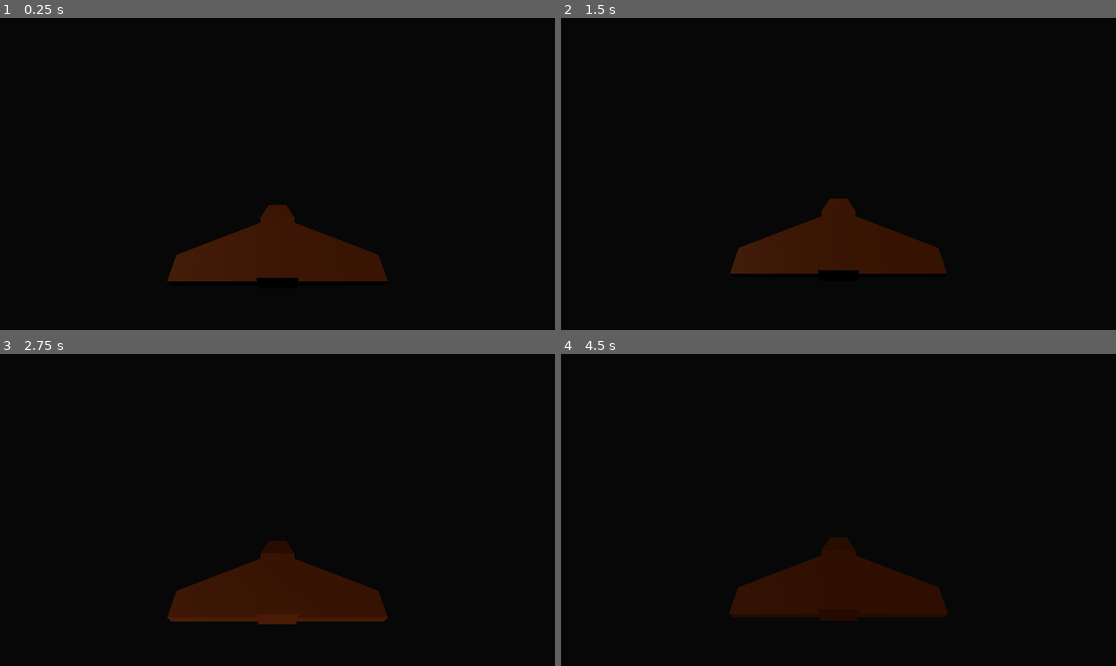
Above: before the commit, frames 1-4 (two rows, left to right).
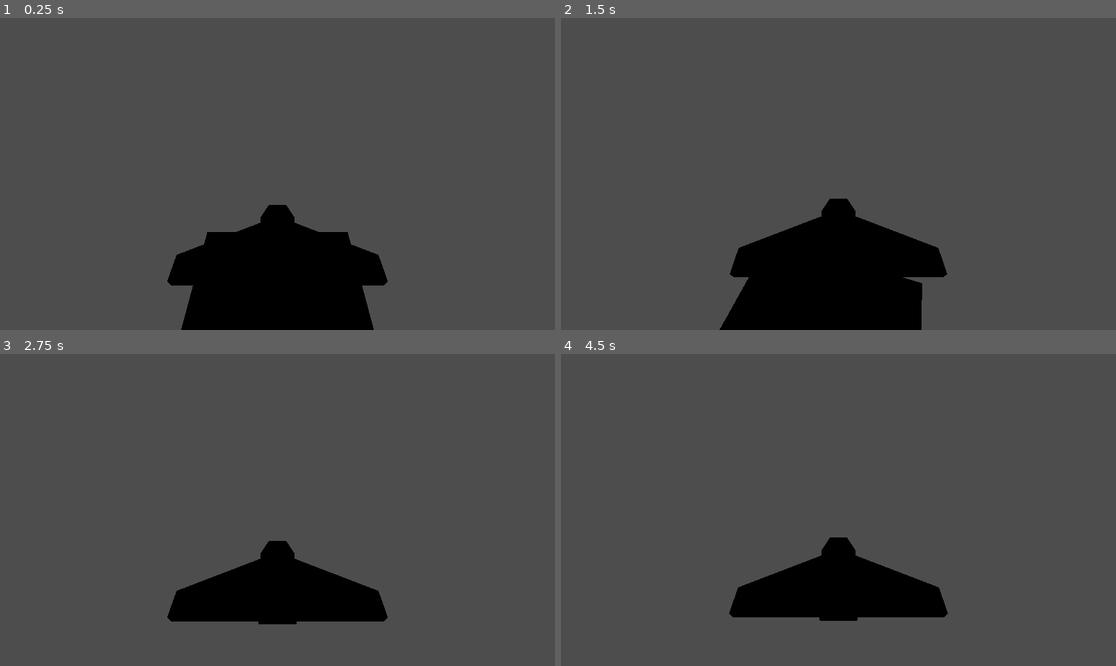
Above: after the commit, the same moments.

Repository: AlexandrMKC/game_jam
Game: Godot game, scene res://scenes/game.tscn
Two runs of this game, one before a commit and one after it. Both use one fixed random seed, a clock stepped at 60 frames per second and the inputs below.
Inputs (mouse positions are in pixels of both pictures, inside the frame that each line leads up to):
- Up to frame 1 (0.25 s): no input
- Up to frame 2 (1.5 s): tap Enter at 0.5 s; move the mouse to (866, 174) at 0.52 s; hold W (move_forward) from 0.53 s (still down); move the mouse to (810, 174) at 1.27 s
- Up to frame 3 (2.75 s): keep holding W (move_forward); move the mouse to (288, 503) at 2.02 s
- Up to frame 4 (4.5 s): keep holding W (move_forward); move the mouse to (832, 516) at 2.77 s; tap Space at 3.5 s; move the mouse to (877, 513) at 3.52 s; tap Enter at 4.25 s; move the mouse to (794, 506) at 4.27 s

The runs differ from the first frame. In frame 1, 95% of the frame differs, in the area x 0-100%, y 0-100%; in frame 2, 94%; in frame 3, 100%; in frame 4, 100%.

Commit message:
add plane

Diff:
--- a/locations/space.tscn
+++ /dev/null
@@ -1,12 +0,0 @@
-[gd_scene load_steps=2 format=3 uid="uid://mbr22ogbet8f"]
-
-[sub_resource type="Environment" id="Environment_qnc3y"]
-background_mode = 1
-background_color = Color(0.0295066, 0.0295066, 0.0295066, 1)
-ambient_light_source = 2
-ambient_light_energy = 0.0
-
-[node name="Space" type="Node3D"]
-
-[node name="WorldEnvironment" type="WorldEnvironment" parent="."]
-environment = SubResource("Environment_qnc3y")
--- a/locations/star.tscn
+++ /dev/null
@@ -1,23 +0,0 @@
-[gd_scene load_steps=3 format=3 uid="uid://w2dtw4s08cjq"]
-
-[sub_resource type="SphereMesh" id="SphereMesh_axjds"]
-radius = 12.0
-height = 24.0
-
-[sub_resource type="StandardMaterial3D" id="StandardMaterial3D_iwsc5"]
-vertex_color_use_as_albedo = true
-albedo_color = Color(1, 1, 0.235294, 1)
-emission_enabled = true
-
-[node name="Star" type="Node3D"]
-
-[node name="MeshInstance3D" type="MeshInstance3D" parent="."]
-mesh = SubResource("SphereMesh_axjds")
-surface_material_override/0 = SubResource("StandardMaterial3D_iwsc5")
-
-[node name="OmniLight3D" type="OmniLight3D" parent="."]
-transform = Transform3D(1, 0, 0, 0, 1, 0, 0, 0, 1, 0, 28.2102, -12.0987)
-light_color = Color(1, 1, 0.607843, 1)
-light_energy = 16.0
-light_indirect_energy = 16.0
-omni_range = 4096.0
--- /dev/null
+++ b/locations/test_plane.tscn
@@ -0,0 +1,28 @@
+[gd_scene load_steps=5 format=3 uid="uid://cdly2weo4fv4s"]
+
+[sub_resource type="BoxMesh" id="BoxMesh_4hot5"]
+size = Vector3(30, 1, 30)
+
+[sub_resource type="StandardMaterial3D" id="StandardMaterial3D_0rp21"]
+vertex_color_use_as_albedo = true
+albedo_color = Color(0.259294, 0.259294, 0.259294, 1)
+
+[sub_resource type="ConcavePolygonShape3D" id="ConcavePolygonShape3D_h3lj5"]
+data = PackedVector3Array(-15, 0.5, 15, 15, 0.5, 15, -15, -0.5, 15, 15, 0.5, 15, 15, -0.5, 15, -15, -0.5, 15, 15, 0.5, -15, -15, 0.5, -15, 15, -0.5, -15, -15, 0.5, -15, -15, -0.5, -15, 15, -0.5, -15, 15, 0.5, 15, 15, 0.5, -15, 15, -0.5, 15, 15, 0.5, -15, 15, -0.5, -15, 15, -0.5, 15, -15, 0.5, -15, -15, 0.5, 15, -15, -0.5, -15, -15, 0.5, 15, -15, -0.5, 15, -15, -0.5, -15, 15, 0.5, 15, -15, 0.5, 15, 15, 0.5, -15, -15, 0.5, 15, -15, 0.5, -15, 15, 0.5, -15, -15, -0.5, 15, 15, -0.5, 15, -15, -0.5, -15, 15, -0.5, 15, 15, -0.5, -15, -15, -0.5, -15)
+
+[sub_resource type="BoxMesh" id="BoxMesh_dye4m"]
+
+[node name="TestPlane" type="Node3D"]
+
+[node name="Plane" type="MeshInstance3D" parent="."]
+mesh = SubResource("BoxMesh_4hot5")
+surface_material_override/0 = SubResource("StandardMaterial3D_0rp21")
+
+[node name="StaticBody3D" type="StaticBody3D" parent="Plane"]
+
+[node name="CollisionShape3D" type="CollisionShape3D" parent="Plane/StaticBody3D"]
+shape = SubResource("ConcavePolygonShape3D_h3lj5")
+
+[node name="Cube" type="MeshInstance3D" parent="."]
+transform = Transform3D(1, 0, 0, 0, 1, 0, 0, 0, 1, 0, 1, 0)
+mesh = SubResource("BoxMesh_dye4m")
--- a/scenes/game.tscn
+++ b/scenes/game.tscn
@@ -1,9 +1,8 @@
-[gd_scene load_steps=5 format=3 uid="uid://dvksxwjbv15cn"]
+[gd_scene load_steps=4 format=3 uid="uid://dvksxwjbv15cn"]
 
 [ext_resource type="Script" path="res://scripts/game.gd" id="1_2my3a"]
 [ext_resource type="PackedScene" uid="uid://vyrwgd2taex0" path="res://scenes/player.tscn" id="1_2ua3r"]
-[ext_resource type="PackedScene" uid="uid://mbr22ogbet8f" path="res://locations/space.tscn" id="2_gcoll"]
-[ext_resource type="PackedScene" uid="uid://w2dtw4s08cjq" path="res://locations/star.tscn" id="3_5lbid"]
+[ext_resource type="PackedScene" uid="uid://cdly2weo4fv4s" path="res://locations/test_plane.tscn" id="3_odlpu"]
 
 [node name="Game" type="Node3D"]
 script = ExtResource("1_2my3a")
@@ -11,9 +10,6 @@
 [node name="world" type="Node3D" parent="."]
 
 [node name="Player" parent="world" instance=ExtResource("1_2ua3r")]
-transform = Transform3D(0.7, 0, 0, 0, 0.7, 0, 0, 0, 0.7, 0, 0, 0)
+transform = Transform3D(0.7, 0, 0, 0, 0.7, 0, 0, 0, 0.7, 0, 30, 0)
 
-[node name="space" parent="world" instance=ExtResource("2_gcoll")]
-
-[node name="Star" parent="world" instance=ExtResource("3_5lbid")]
-transform = Transform3D(1, 0, 0, 0, 1, 0, 0, 0, 1, -48.0182, -11.9162, 14.7486)
+[node name="TestPlane" parent="world" instance=ExtResource("3_odlpu")]
